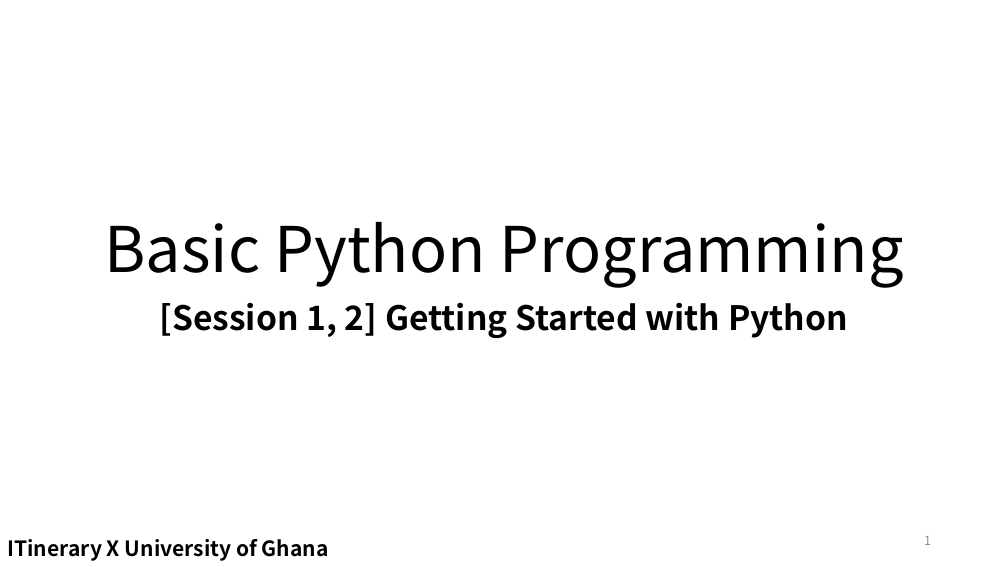
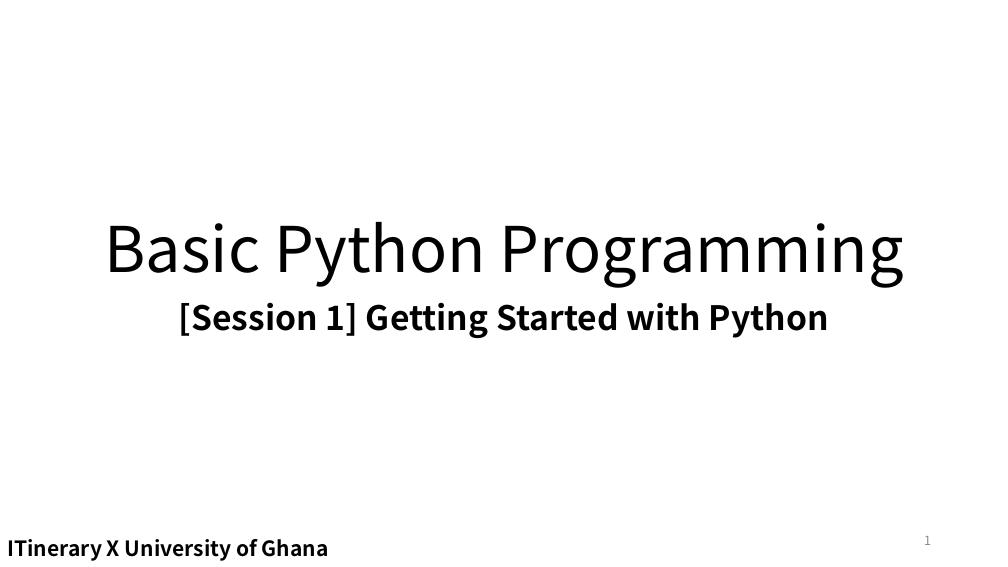
Before and after one commit to EunSeong-Park/EunSeong-Park.github.io, a slide deck: slide 1 of contents/2020_ITinerary/assets/session_1/preclass.pptx. Drawn at 1008x567 pixels with LibreOffice and Linux fonts; fonts in the diff are those of the drawing. Boxes give left, top, right and bottom in pixels: in the first picture for what was removed or moved away, otherwise in the second. Text is boxed around its words. In the diff, an @@ line names an element or a change of style, - is before the commit and + after.

```diff
--- a/contents/2020_ITinerary/assets/session_1/preclass.pptx
+++ b/contents/2020_ITinerary/assets/session_1/preclass.pptx
@@ subtitle at [179, 302, 829, 338]: text changed @@
-[Session 1, 2] Getting Started with Python
+[Session 1] Getting Started with Python
```
Also in this commit, not shown: 15 other files.
